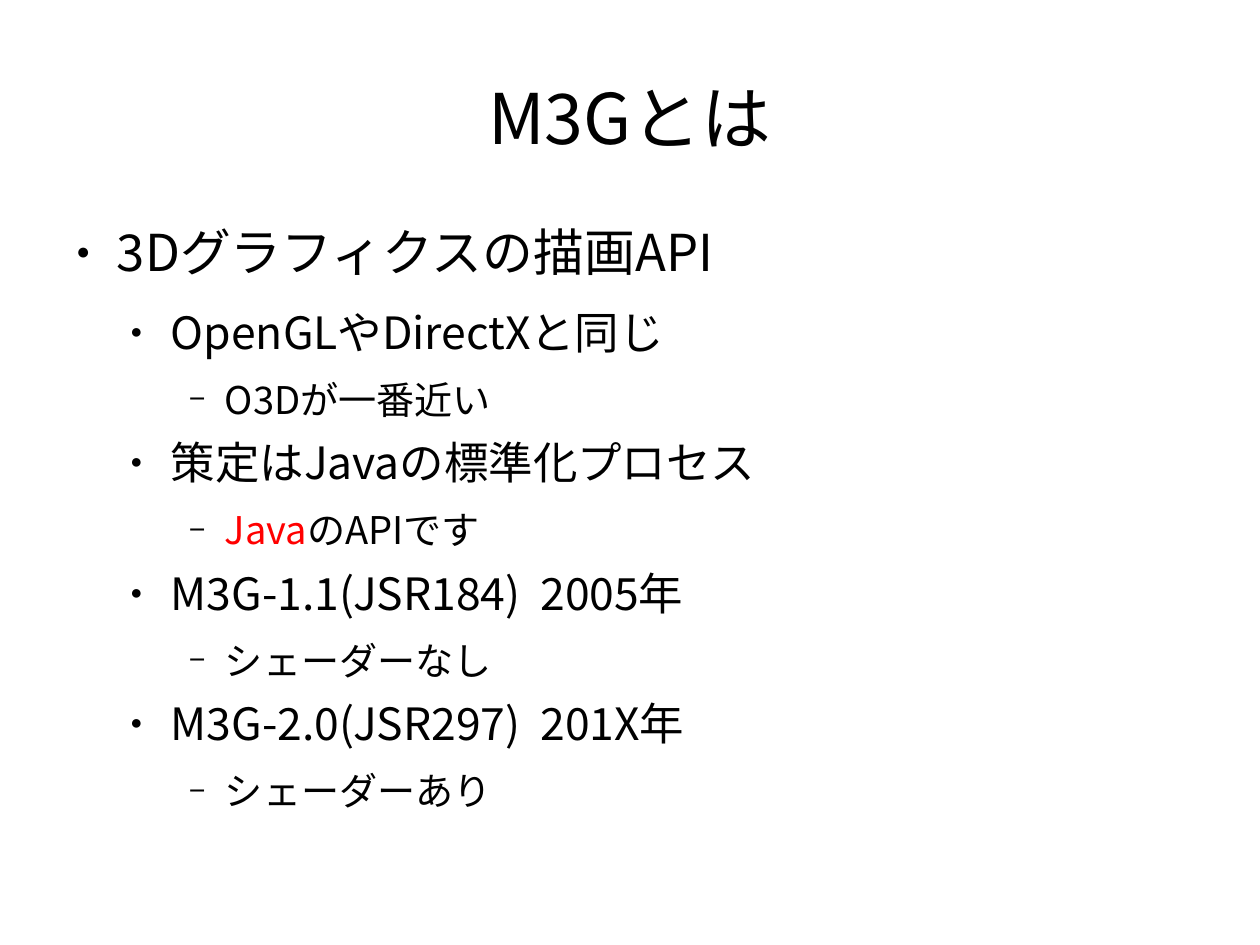
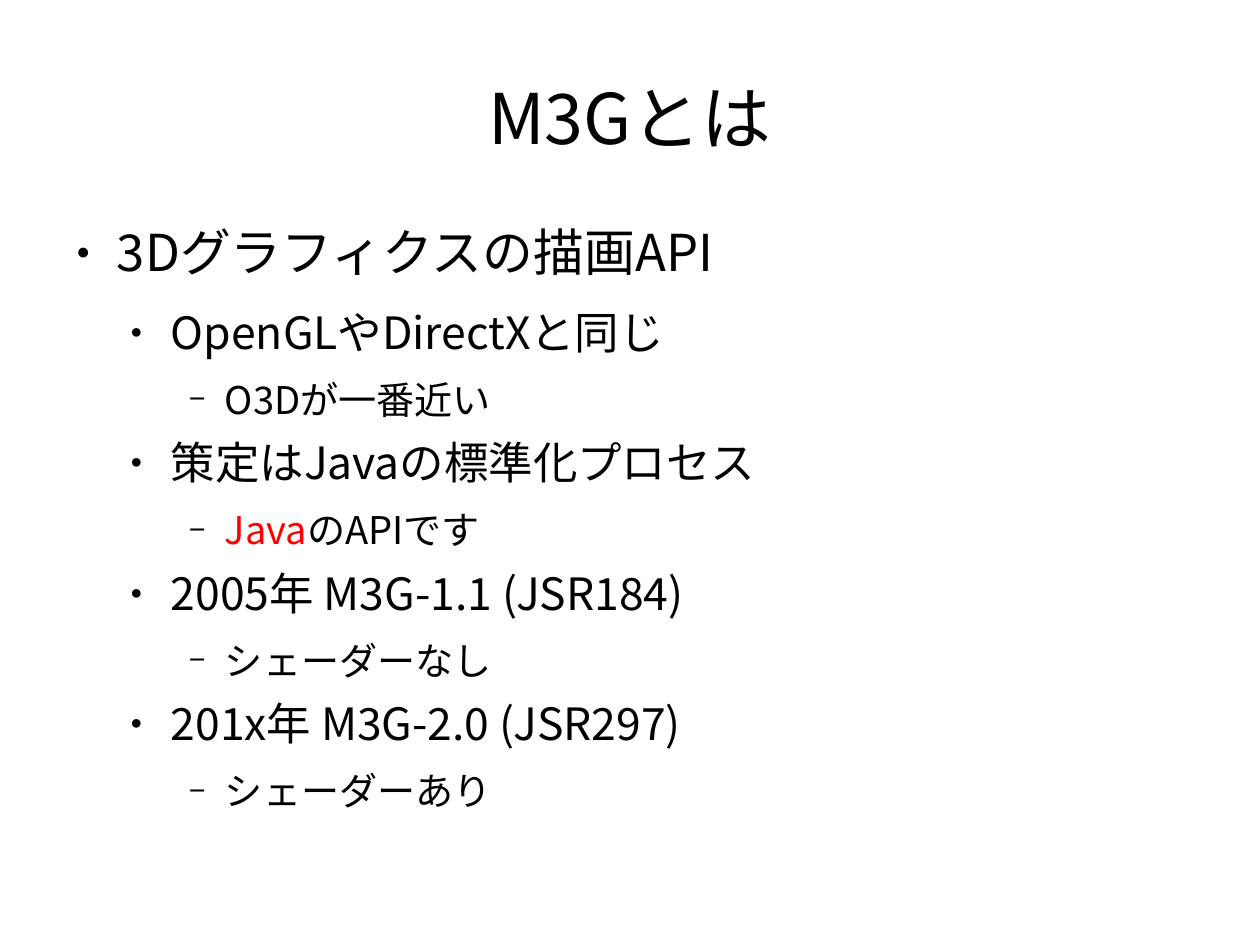
Before and after one commit to vadosnaprimer/desktop-m3g, a slide deck: slide 4 of doc/conference/Ruby会議2010.odp. Drawn at 1260x945 pixels with LibreOffice and Linux fonts; fonts in the diff are those of the drawing. Boxes give left, top, right and bottom in pixels: in the first picture for what was removed or moved away, otherwise in the second. Text is boxed around its words. In the diff, an @@ line names an element or a change of style, - is before the commit and + after.

```diff
--- a/doc/conference/Ruby会議2010.odp
+++ b/doc/conference/Ruby会議2010.odp
@@ text at (x1=171, y1=572, x2=683, y2=619): text changed @@
-  ● M3G-1.1(JSR184) 2005年
+  ● 2005年 M3G-1.1 (JSR184)
@@ text at (x1=171, y1=702, x2=681, y2=749): text changed @@
-  ● M3G-2.0(JSR297) 201X年
+  ● 201x年 M3G-2.0 (JSR297)
```
Also in this commit, not shown: 14 other slides changed, 1 slide added, 3 other files.
